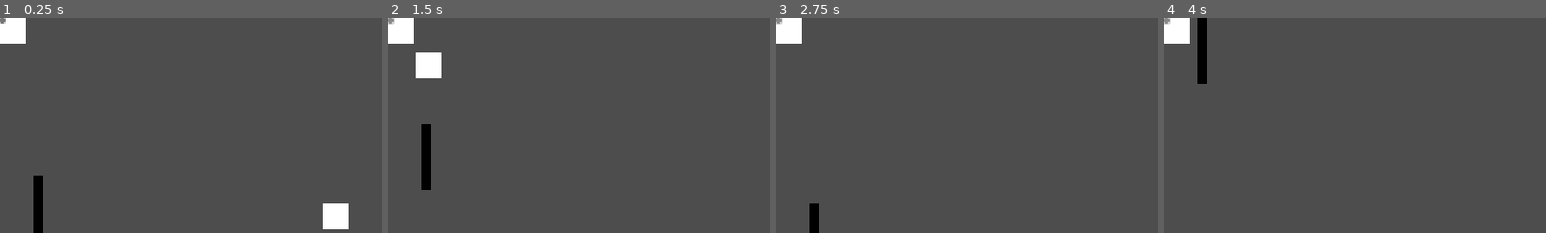
Above: before the commit, frames 1-4 (left to right).
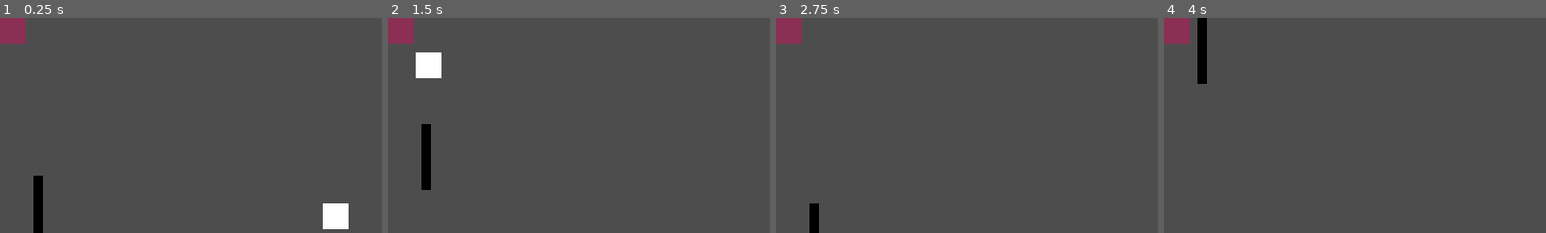
Above: after the commit, the same moments.

Repository: Joh32-2/SPACE_BASE_GAME
Game: Godot game, scene res://main.tscn
The game is run twice, just before and just after one commit, with the same random seed, the same clock (stepped at 60 frames per second) and the same inputs.
Inputs (mouse positions are % of the whole screen's width and height, from its top left):
- Up to frame 1 (0.25 s): no input
- Up to frame 2 (1.5 s): click (0, 1) at 0.5 s; hold Up (ui_up) from 1.28 s (still down)
- Up to frame 3 (2.75 s): release Up (ui_up) at 2.03 s; hold Down (ui_down) from 2.03 s (still down)
- Up to frame 4 (4 s): release Down (ui_down) at 2.78 s; hold Up (ui_up) from 2.78 s (still down)
The pictures show only the part of the screen within x 0-50%, y 0-50%; the shares and areas given below are measured in that part.

The runs differ from the first frame. In frame 1, 0.8% of the frame differs, in the area x 0-7%, y 0-12%; in frame 2, 0.8%; in frame 3, 0.8%; in frame 4, 0.8%.

Commit message:
TXT

Diff:
--- a/main.tscn
+++ b/main.tscn
@@ -7,11 +7,6 @@
 size = Vector2(16, 100)
 
 [node name="main" type="Node2D" unique_id=1140457112]
-
-[node name="ColorRect" type="ColorRect" parent="." unique_id=244383465]
-offset_right = 40.0
-offset_bottom = 40.0
-color = Color(0.5469727, 0.18418765, 0.33513656, 1)
 
 [node name="player1" type="StaticBody2D" parent="." unique_id=50680106]
 position = Vector2(57, 289)
@@ -55,3 +50,10 @@
 [node name="Button1" type="Button" parent="." unique_id=1732200823]
 offset_right = 8.0
 offset_bottom = 8.0
+
+[node name="ColorRect" type="ColorRect" parent="." unique_id=244383465]
+offset_right = 40.0
+offset_bottom = 40.0
+color = Color(0.5469727, 0.18418765, 0.33513656, 1)
+
+[node name="Node2D" type="Node2D" parent="ColorRect" unique_id=2091559528]
Not shown, added: JuegoNasaSpaceAppsChallenge.txt
